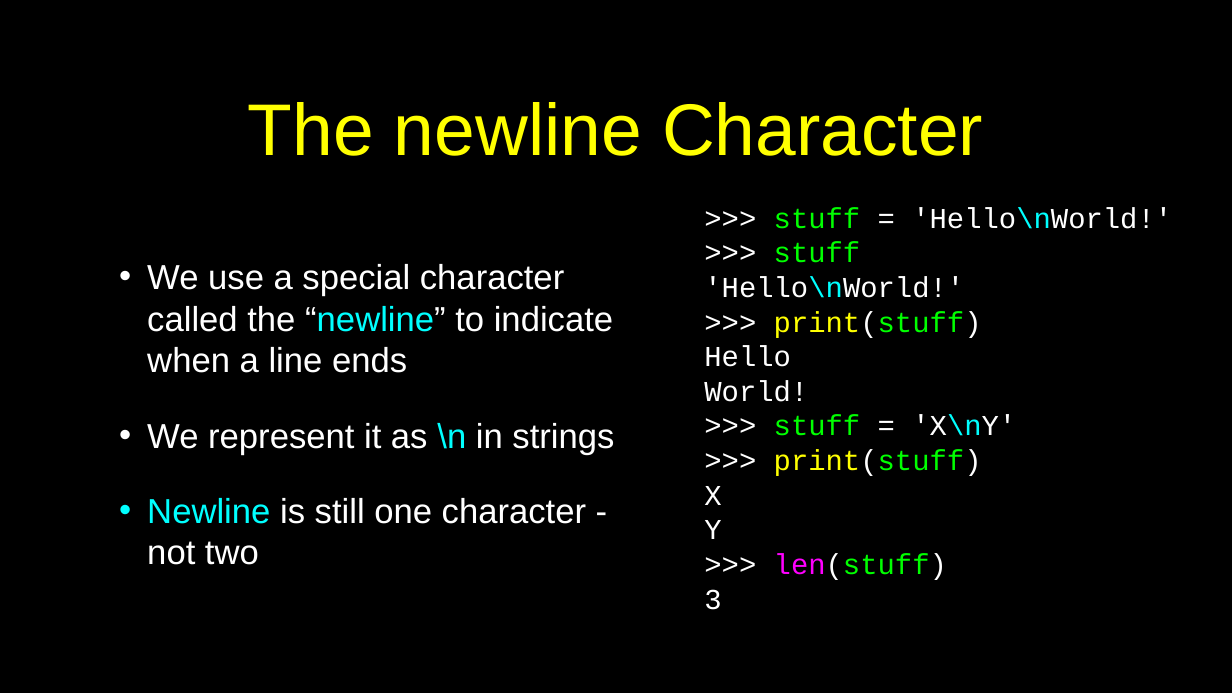
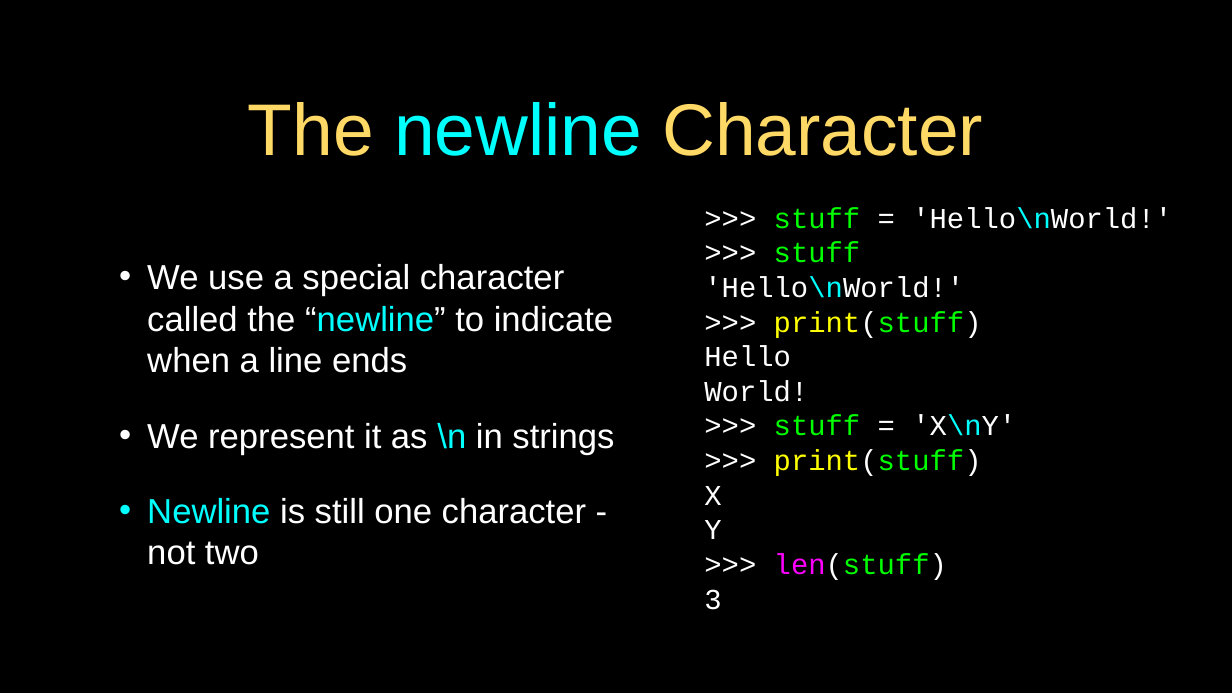
Before and after one commit to csev/py4e, a slide deck: slide 8 of lectures3/Pythonlearn-07-Files.pptx. Drawn at 1232x693 pixels with LibreOffice and Linux fonts; fonts in the diff are those of the drawing. Boxes give left, top, right and bottom in pixels: in the first picture for what was removed or moved away, otherwise in the second. Text is boxed around its words. In the diff, an @@ line names an element or a change of style, - is before the commit and + after.

```diff
--- a/lectures3/Pythonlearn-07-Files.pptx
+++ b/lectures3/Pythonlearn-07-Files.pptx
@@ title "The newline Character" at box(248, 102, 983, 156): text colour #FFFF00 to #FFD966 in "The Character"; text colour #FFFF00 to #00FFFF in "newline" @@
```
Also in this commit, not shown: 21 other slides changed, 7 other files.
